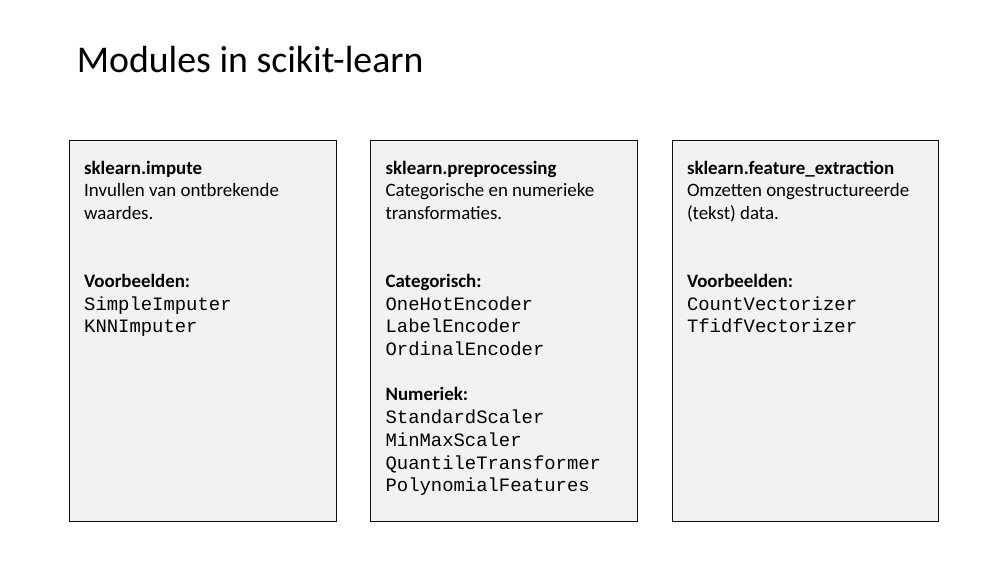
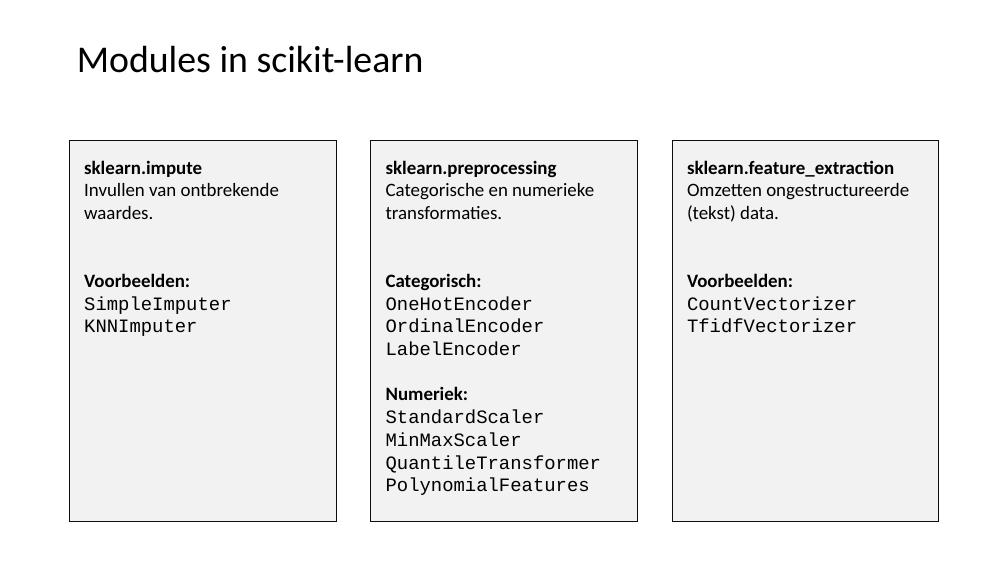
Before and after one commit to LFKoning/knowledge-sharing, a slide deck: slide 17 of python_trainees/4_scikit_learn/python_traineeship_4.pptx. Drawn at 1008x567 pixels with LibreOffice and Linux fonts; fonts in the diff are those of the drawing. Boxes give left, top, right and bottom in pixels: in the first picture for what was removed or moved away, otherwise in the second. Text is boxed around its words. In the diff, an @@ line names an element or a change of style, - is before the commit and + after.

```diff
--- a/python_trainees/4_scikit_learn/python_traineeship_4.pptx
+++ b/python_trainees/4_scikit_learn/python_traineeship_4.pptx
@@ text in rectangle at (x1=386, y1=319, x2=545, y2=333): paragraph added @@
+OrdinalEncoder
@@ text in rectangle at (x1=386, y1=342, x2=545, y2=356): paragraph removed @@
-OrdinalEncoder
```
Also in this commit, not shown: 13 other slides changed, 4 slides added, 1 slide removed, 8 other files.
